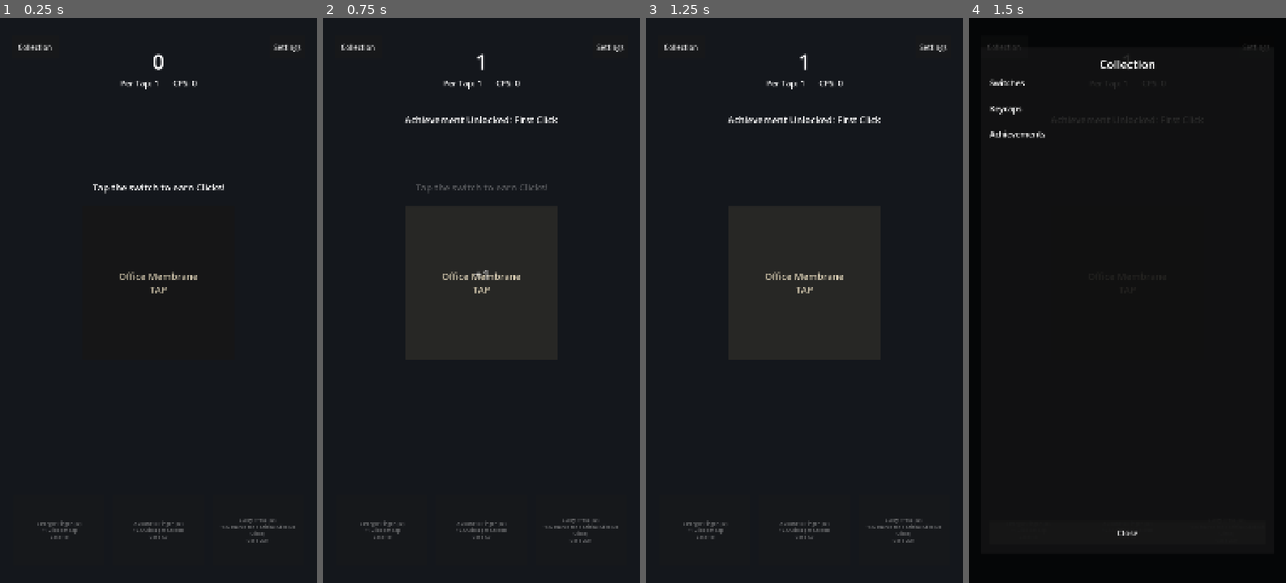
Above: before the commit, frames 1-4 (left to right).
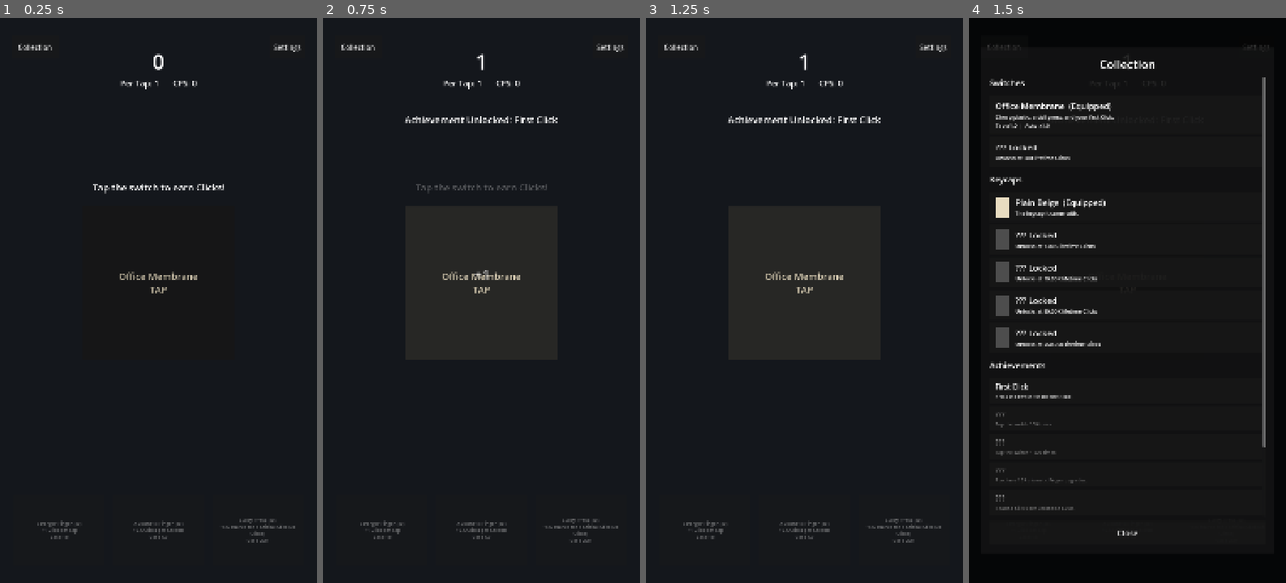
Above: after the commit, the same moments.

Repository: RyanGAt/clicky-mobile-game
Game: Godot game, scene res://scenes/main/main_game.tscn
The game is run twice, just before and just after one commit, with the same random seed, the same clock (stepped at 60 frames per second) and the same inputs.
Inputs:
- Up to frame 1 (0.25 s): no input
- Up to frame 2 (0.75 s): click "Office Membrane TAP" at 0.5 s
- Up to frame 3 (1.25 s): no input
- Up to frame 4 (1.5 s): click "Collection" at 1.25 s

Frames 1-3 are identical in both runs. In frame 4, 4.6% of the frame differs, in the area x 6-94%, y 10-88%.
Error before the commit: Parse Error: Cannot infer the type of "equipped" variable because the value doesn't have a set type. (res://scripts/ui/collection_screen.gd:24)

Commit message:
Stabilise build: fix GDScript parse errors blocking launch
Godot 4.3 treats Variant type inference as an error, so game_manager.gd
(floor -> floorf) and collection_screen.gd (untyped bool) failed to
compile, which stopped every autoload and the main scene from loading.
Also commit the texture import files for the generated art.

Co-Authored-By: Claude Opus 5.5 <noreply@anthropic.com>
Claude-Session: https://claude.ai/code/session_015bzpwa3yq8Ra1ruEM9VdDZ

Diff:
--- a/scripts/managers/game_manager.gd
+++ b/scripts/managers/game_manager.gd
@@ -48,7 +48,7 @@
 		return
 	_cps_accumulator += effective_cps * delta
 	if _cps_accumulator >= 1.0:
-		var whole := floor(_cps_accumulator)
+		var whole := floorf(_cps_accumulator)
 		_cps_accumulator -= whole
 		add_clicks(whole)
 
--- a/scripts/ui/collection_screen.gd
+++ b/scripts/ui/collection_screen.gd
@@ -21,7 +21,7 @@
 	for id in GameManager.switches.keys():
 		var data: Dictionary = GameManager.switches[id]
 		var unlocked := GameManager.is_switch_unlocked(id)
-		var equipped := id == GameManager.equipped_switch
+		var equipped: bool = id == GameManager.equipped_switch
 
 		var row := PanelContainer.new()
 		var margin := MarginContainer.new()
@@ -74,7 +74,7 @@
 	for id in GameManager.keycaps.keys():
 		var data: Dictionary = GameManager.keycaps[id]
 		var unlocked := GameManager.is_keycap_unlocked(id)
-		var equipped := id == GameManager.equipped_keycap
+		var equipped: bool = id == GameManager.equipped_keycap
 
 		var row := PanelContainer.new()
 		var margin := MarginContainer.new()
Not shown, added: assets/icons/automatic_finger.png.import
Not shown, added: assets/icons/lucky_press.png.import
Not shown, added: assets/keycaps/plain_beige.png.import
Not shown, added: assets/keycaps/retro_grey.png.import
Not shown, added: assets/keycaps/smiley_face.png.import
Not shown, added: assets/keycaps/warning_symbol.png.import
Not shown, added: assets/switches/budget_linear.png.import
Not shown, added: assets/switches/office_membrane.png.import
